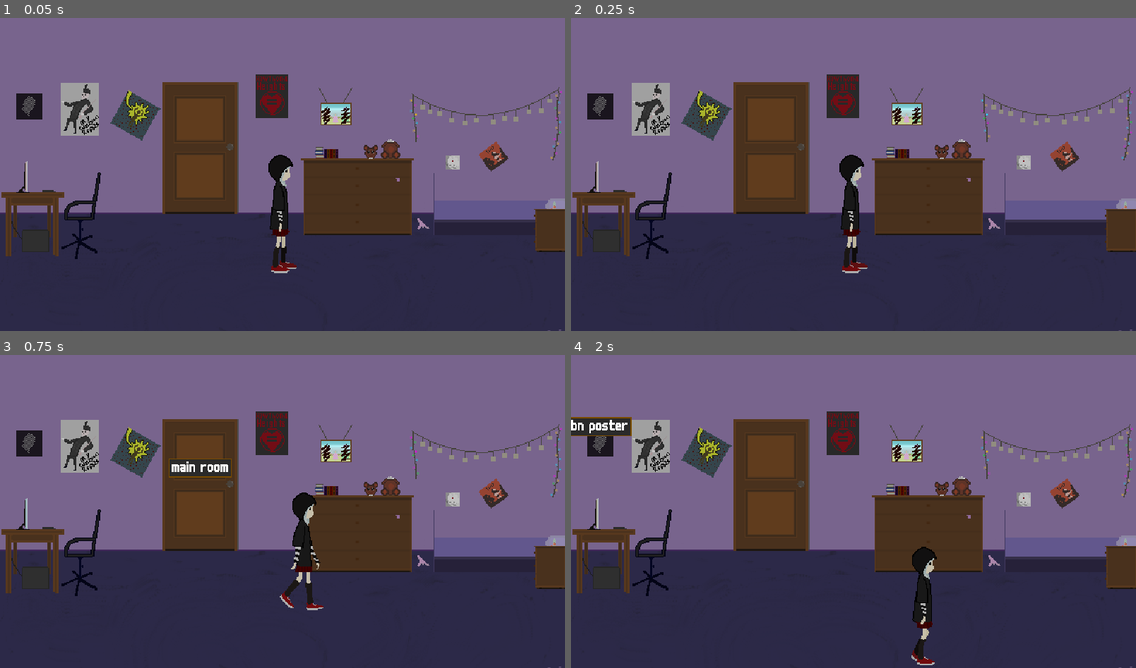
Above: before the commit, frames 1-4 (two rows, left to right).
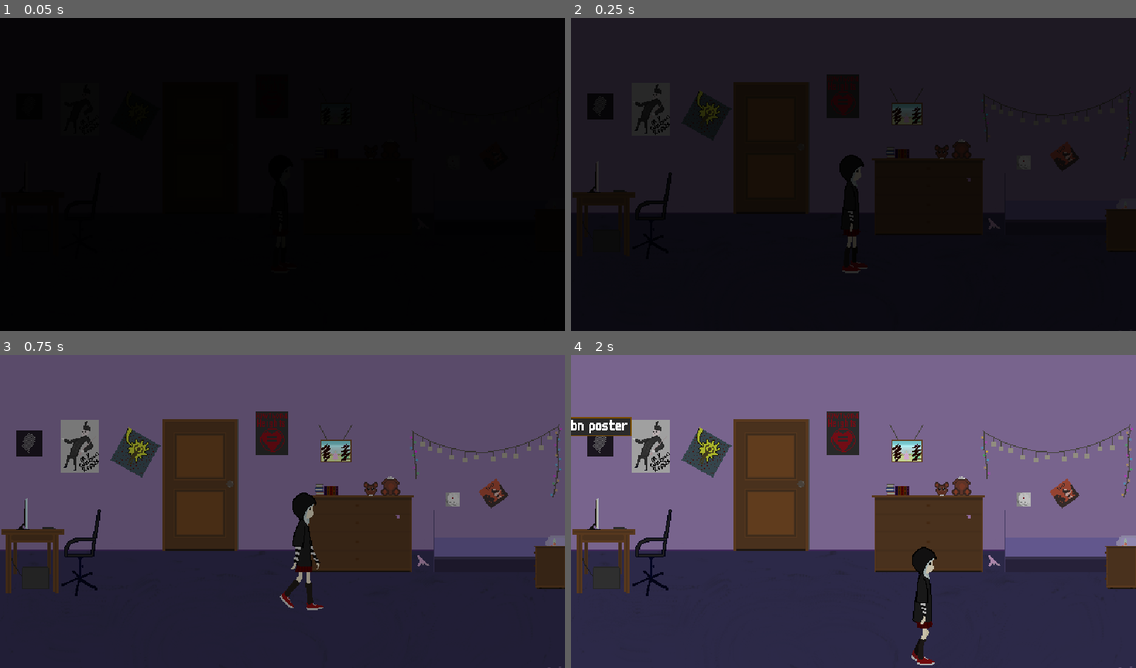
Above: after the commit, the same moments.

Repository: reeFridge/2q20
Game: Godot game, scene res://main.tscn
Same seed, same stepped clock (60 frames per second), same inputs: the game is played once before the commit and once after it.
Inputs (mouse positions are in pixels of both pictures, inside the frame that each line leads up to):
- Up to frame 1 (0.05 s): no input
- Up to frame 2 (0.25 s): no input
- Up to frame 3 (0.75 s): move the mouse to (197, 483) at 0.52 s; hold Right (ui_right) from 0.53 s (still down); click (197, 483) at 0.67 s
- Up to frame 4 (2 s): move the mouse to (599, 442) at 1.27 s; release Right (ui_right) at 1.28 s; hold Down (ui_down) from 1.28 s (still down); click (599, 442) at 1.42 s

The runs differ from the first frame. In frame 1, 99% of the frame differs, in the area x 0-100%, y 0-100%; in frame 2, 98%; in frame 3, 51%; in frame 4, nothing differs.

Commit message:
fading between scene transitions

Diff:
--- a/locations/room_1.tscn
+++ b/locations/room_1.tscn
@@ -56,7 +56,7 @@
 [node name="Door" parent="." instance=ExtResource( 2 )]
 position = Vector2( -88, 40 )
 text = "main room"
-distance_to_activate = 40
+distance_to_activate = 60
 
 [node name="CollisionShape2D" type="CollisionShape2D" parent="Door"]
 position = Vector2( 0, -69 )
--- a/locations/room_2.tscn
+++ b/locations/room_2.tscn
@@ -12,6 +12,7 @@
 extents = Vector2( 40, 70 )
 
 [node name="Node2D" instance=ExtResource( 4 )]
+fade = true
 
 [node name="max_top" parent="." index="0"]
 position = Vector2( 0, 24 )
@@ -45,12 +46,12 @@
 [node name="room_1_door" parent="." index="8" instance=ExtResource( 1 )]
 position = Vector2( 392, 10 )
 text = "my room"
-distance_to_activate = 40
+distance_to_activate = 60
 
-[node name="CollisionShape2D" type="CollisionShape2D" parent="room_1_door" index="1"]
+[node name="CollisionShape2D" type="CollisionShape2D" parent="room_1_door" index="0"]
 position = Vector2( 0, -70 )
 shape = SubResource( 2 )
 
-[node name="trigger_handler" type="Node" parent="room_1_door" index="2"]
+[node name="trigger_handler" type="Node" parent="room_1_door" index="1"]
 script = ExtResource( 2 )
 [connection signal="triggered" from="room_1_door" to="room_1_door/trigger_handler" method="_on_triggered"]
--- a/main.tscn
+++ b/main.tscn
@@ -1,6 +1,45 @@
-[gd_scene load_steps=2 format=2]
+[gd_scene load_steps=6 format=2]
 
 [ext_resource path="res://scripts/main.gd" type="Script" id=1]
+[ext_resource path="res://shaders/transition.shader" type="Shader" id=2]
+[ext_resource path="res://ui.gd" type="Script" id=3]
+
+[sub_resource type="Animation" id=3]
+resource_name = "bg_fade"
+tracks/0/type = "value"
+tracks/0/path = NodePath("CanvasLayer/bg:material:shader_param/opacity")
+tracks/0/interp = 1
+tracks/0/loop_wrap = true
+tracks/0/imported = false
+tracks/0/enabled = true
+tracks/0/keys = {
+"times": PoolRealArray( 0, 1 ),
+"transitions": PoolRealArray( 1, 1 ),
+"update": 0,
+"values": [ 0.0, 1.0 ]
+}
+
+[sub_resource type="ShaderMaterial" id=2]
+shader = ExtResource( 2 )
+shader_param/opacity = 0.9
 
 [node name="main" type="Node"]
 script = ExtResource( 1 )
+
+[node name="AnimationPlayer" type="AnimationPlayer" parent="."]
+anims/bg_fade = SubResource( 3 )
+
+[node name="CanvasLayer" type="CanvasLayer" parent="."]
+script = ExtResource( 3 )
+
+[node name="bg" type="ColorRect" parent="CanvasLayer"]
+material = SubResource( 2 )
+anchor_right = 1.0
+anchor_bottom = 1.0
+color = Color( 0, 0, 0, 1 )
+__meta__ = {
+"_edit_use_anchors_": false
+}
+[connection signal="animation_finished" from="AnimationPlayer" to="CanvasLayer" method="_on_animation_finished"]
+[connection signal="animation_finished" from="AnimationPlayer" to="." method="_on_animation_finished"]
+[connection signal="animation_started" from="AnimationPlayer" to="CanvasLayer" method="_on_animation_started"]
--- a/scripts/main.gd
+++ b/scripts/main.gd
@@ -1,13 +1,45 @@
 extends Node
 
+var current_scene: Node2D = null
+var next_scene: Node2D = null
+var scene_transition = null
+
 func get_player():
-	if get_child_count() > 0:
-		return get_child(0).get_player()
+	if current_scene != null:
+		return current_scene.get_player()
 
 	return null
 
 func set_scene(scene):
-	if get_child_count() > 0:
-		remove_child(get_child(0))
+	$CanvasLayer.get_node("bg").visible = true
+	if current_scene == null:
+		current_scene = scene
+		add_child(current_scene)
+		$AnimationPlayer.play_backwards("bg_fade")
+	elif scene.fade == false:
+		$CanvasLayer.get_node("bg").visible = false
+		if current_scene != null:
+			remove_child(current_scene)
+		current_scene = scene
+		add_child(current_scene)
+	else:
+		next_scene = scene
+		$AnimationPlayer.play("bg_fade")
+		scene_transition = true
 
-	add_child(scene)
+func _on_animation_finished(anim_name):
+	if anim_name == "bg_fade":
+		if scene_transition != null:
+			if scene_transition:
+				if current_scene != null:
+					remove_child(current_scene)
+				current_scene = next_scene
+				next_scene = null
+				add_child(current_scene)
+				$AnimationPlayer.play_backwards("bg_fade")
+				scene_transition = false
+			else:
+				$CanvasLayer.get_node("bg").visible = false
+				scene_transition = null
+		else:
+			$CanvasLayer.get_node("bg").visible = false
--- a/scripts/scene.gd
+++ b/scripts/scene.gd
@@ -1,6 +1,7 @@
 extends Node2D
 
 var player = preload("res://player/player.tscn").instance()
+export var fade = false
 
 func _ready():
 	add_child(player)
--- /dev/null
+++ b/shaders/transition.shader
@@ -0,0 +1,8 @@
+shader_type canvas_item;
+render_mode unshaded;
+
+uniform float opacity: hint_range(0.0, 1.0);
+
+void fragment() {
+	COLOR = vec4(vec3(0.0), opacity);
+}
--- /dev/null
+++ b/ui.gd
@@ -0,0 +1,15 @@
+extends CanvasLayer
+
+func _ready():
+	pass
+
+func _on_animation_finished(anim_name):
+	if (anim_name == "bg_fade"):
+#		$bg.visible = false
+		pass
+
+
+func _on_animation_started(anim_name):
+	if (anim_name == "bg_fade"):
+#		$bg.visible = true
+		pass
